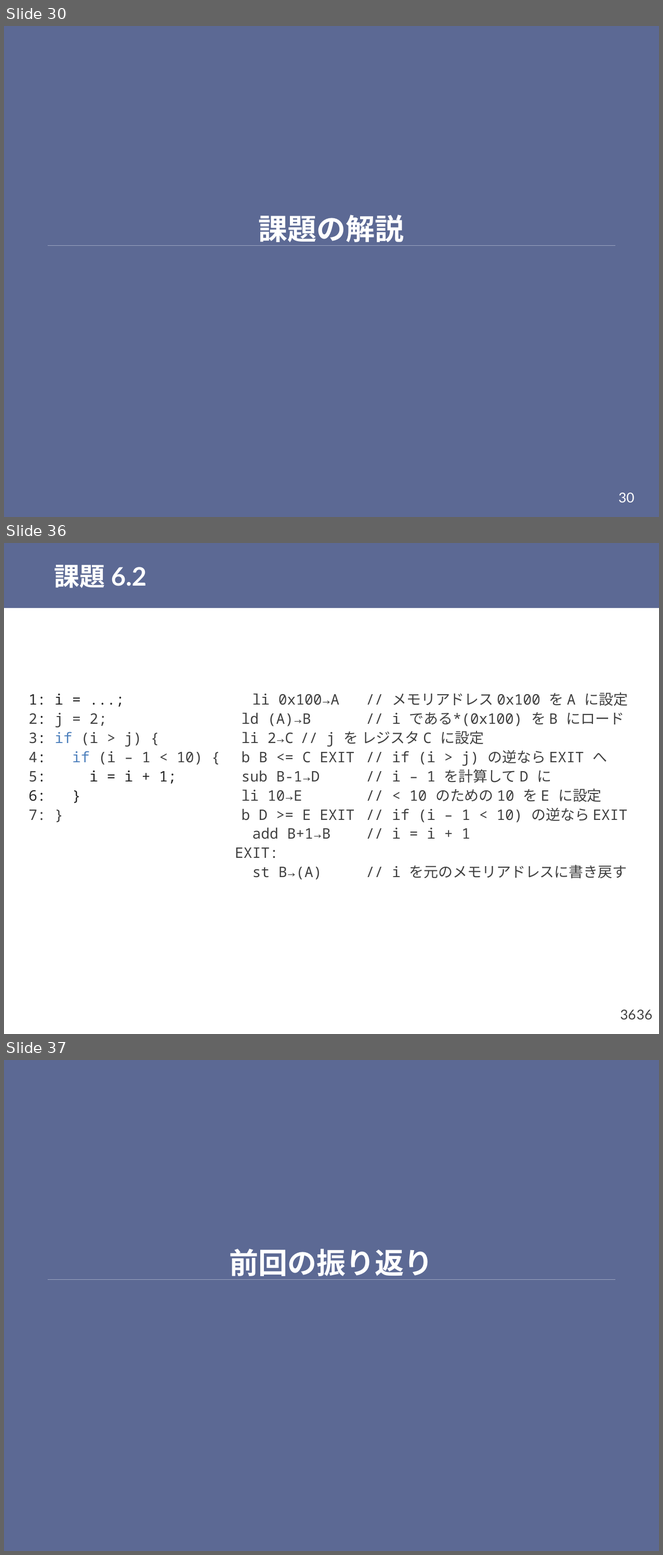
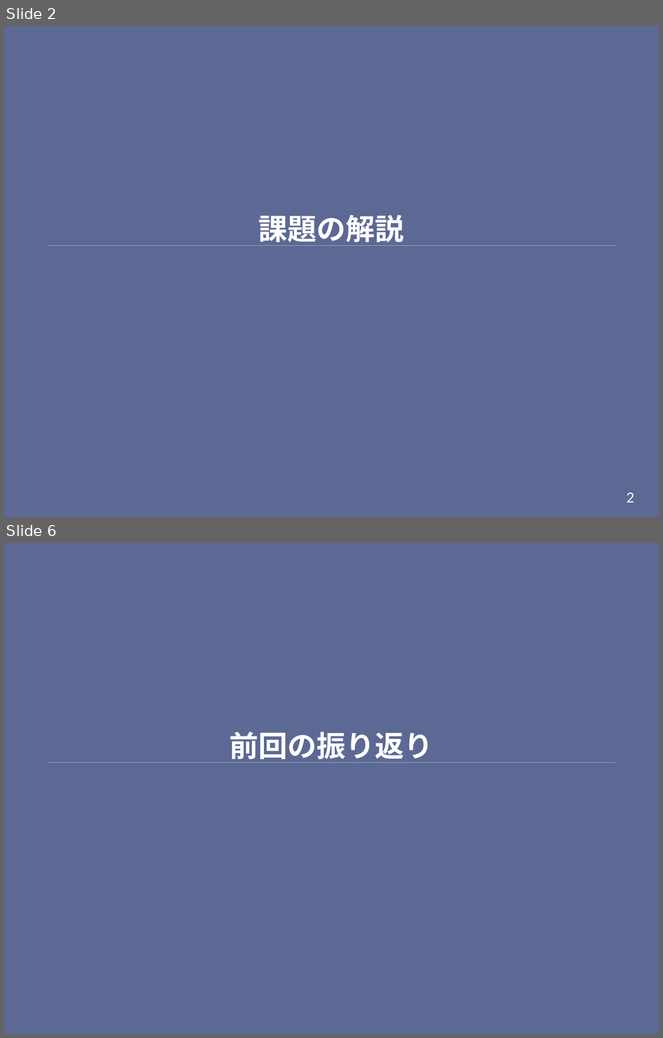
Before and after one commit to shioyadan/otya-computer-architecture-i, a slide deck: cai-shioya-07.pptx. Shown one above the other, each under a label of ours: slides 30, 36 and 37 before the commit, slides 2 and 6 after it; the slides between them are not shown. The pictures are 663x1555 and 663x1038 pixels, drawn with LibreOffice and Linux fonts; fonts in the diff are those of the drawing. Boxes give left, top, right and bottom in pixels: in the first picture for what was removed or moved away, otherwise in the second. Text is boxed around its words. In the diff, an @@ line names an element or a change of style, - is before the commit and + after.

```diff
--- a/cai-shioya-07.pptx
+++ b/cai-shioya-07.pptx
@@ slide 36 removed at <box>4,543,659,1034</box>, background #FFFFFF @@
@@ rectangle removed at <box>4,543,659,608</box> @@
@@ title removed at <box>54,565,146,588</box> @@
-課題 6.2
@@ text removed at <box>28,693,203,821</box> @@
-1: i = ...;
-2: j = 2;
-3: if (i > j) {
-4: if (i – 1 < 10) {
-5: i = i + 1;
-6: }
-7: }
@@ text removed at <box>235,692,628,880</box> @@
-li 0x100→A // メモリアドレス 0x100 を A に設定
-ld (A)→B // i である*(0x100) を B にロード
-li 2→C // j を レジスタ C に設定
-b B <= C EXIT // if (i > j) の逆なら EXIT へ
-sub B-1→D // i – 1 を計算して D に
-li 10→E // < 10 のための 10 を E に設定
-b D >= E EXIT // if (i – 1 < 10) の逆なら EXIT
-add B+1→B // i = i + 1
-EXIT:
-st B→(A) // i を元のメモリアドレスに書き戻す
@@ page number removed at <box>620,1010,636,1020</box> @@
-36
@@ page number removed at <box>637,1010,652,1020</box> @@
-36
@@ what was slide 30 is now slide 2 @@
@@ page number at <box>626,493,634,503</box>: text changed @@
-30
+2
@@ what was slide 37 is now slide 6 @@
```
Also in this commit, not shown: 13 slides changed, 22 slides added, 27 other slides removed, 1 other file.
